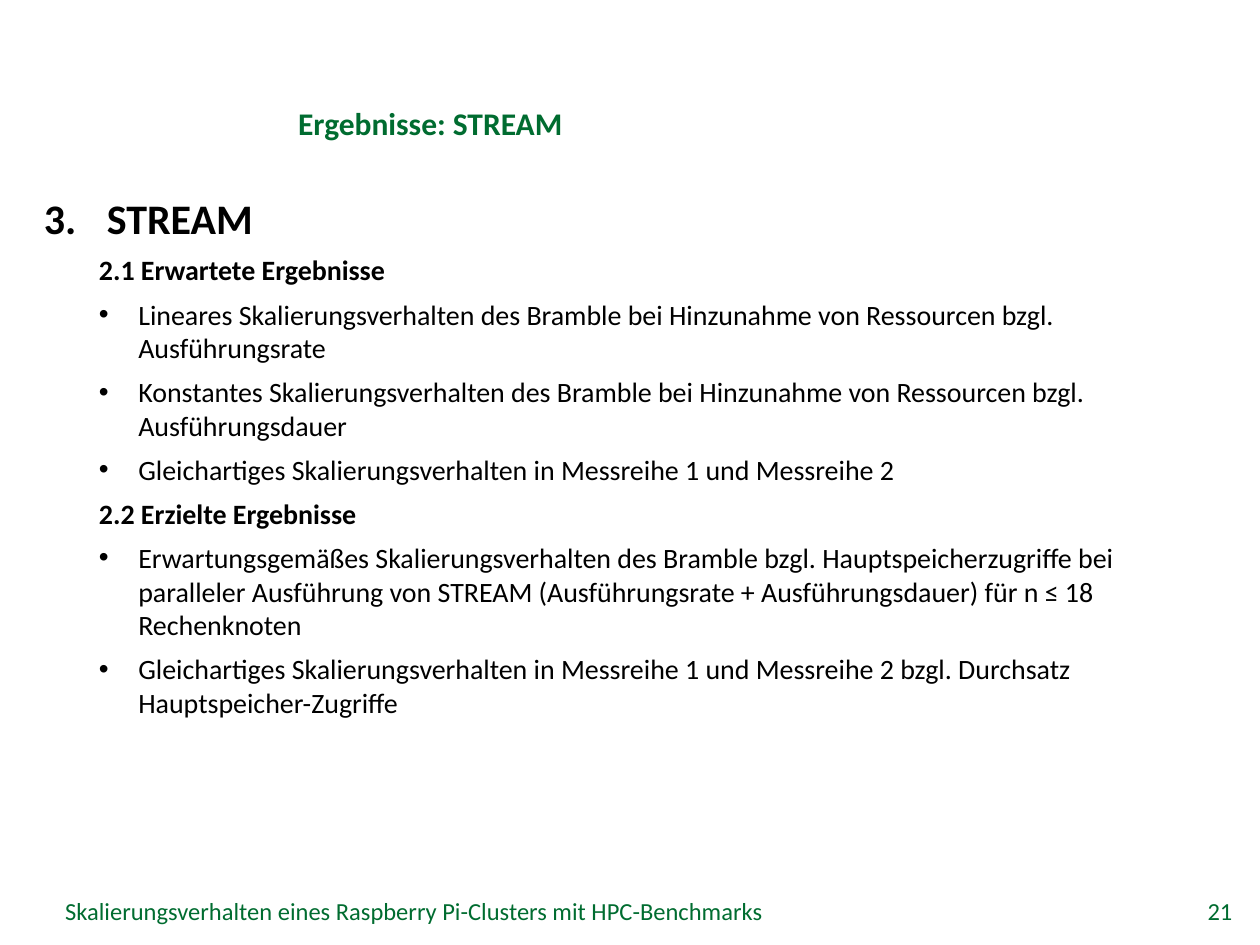
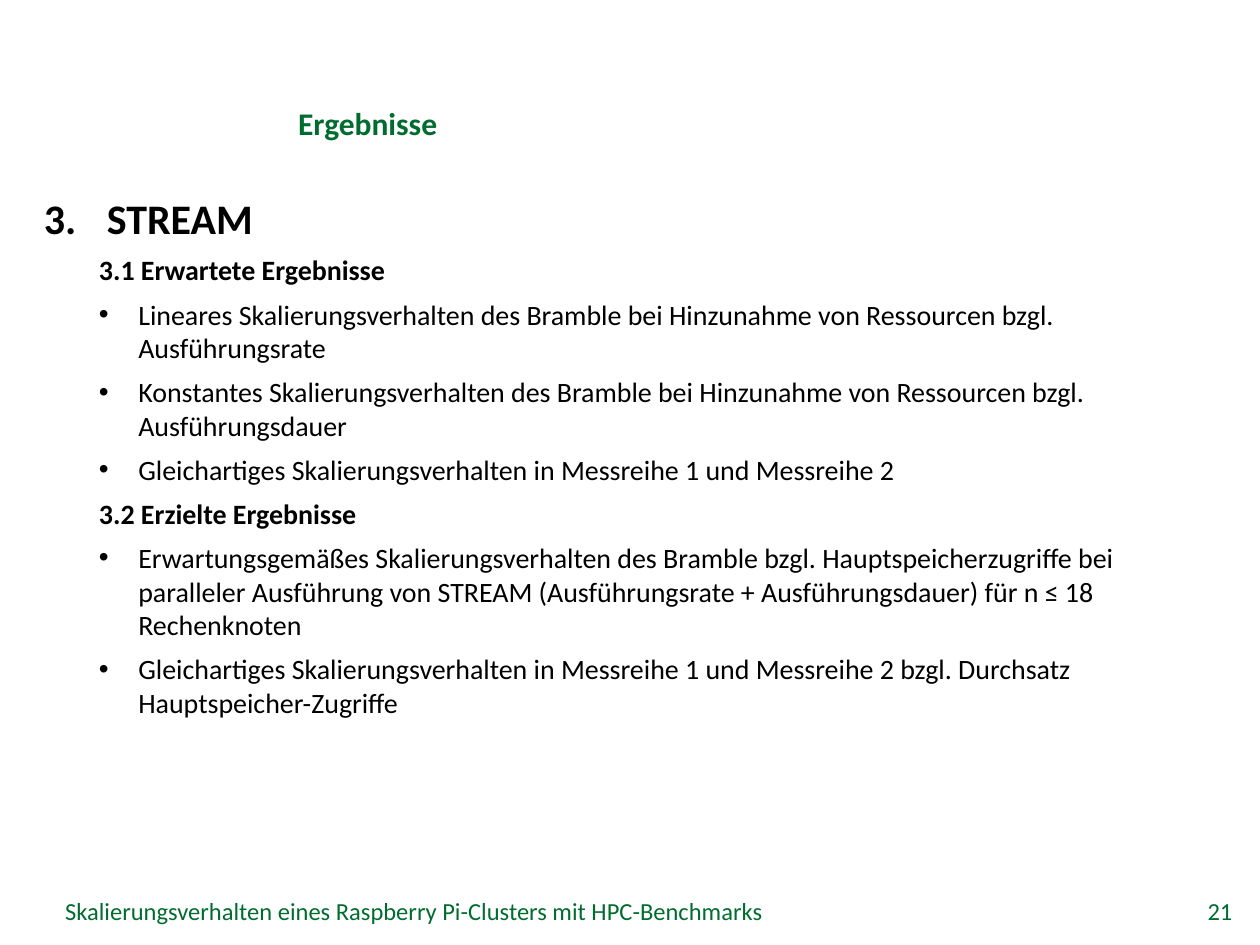
Before and after one commit to missgreenwood/bachelor-arbeit, a slide deck: slide 21 of Disputation/grei14.pptx. Drawn at 1260x945 pixels with LibreOffice and Linux fonts; fonts in the diff are those of the drawing; background and template pictures are left out. Boxes give left, top, right and bottom in pixels: in the first picture for what was removed or moved away, otherwise in the second. Text is boxed around its words. In the diff, an @@ line names an element or a change of style, - is before the commit and + after.

```diff
--- a/Disputation/grei14.pptx
+++ b/Disputation/grei14.pptx
@@ title at (x1=298, y1=113, x2=437, y2=141): text changed @@
-Ergebnisse: STREAM
+Ergebnisse
@@ text at (x1=99, y1=260, x2=385, y2=285): text changed @@
-  2.1 Erwartete Ergebnisse
+  3.1 Erwartete Ergebnisse
@@ text at (x1=99, y1=504, x2=356, y2=529): text changed @@
-  2.2 Erzielte Ergebnisse
+  3.2 Erzielte Ergebnisse
```
Also in this commit, not shown: 23 other slides changed, 1 slide added, 1 other file.
